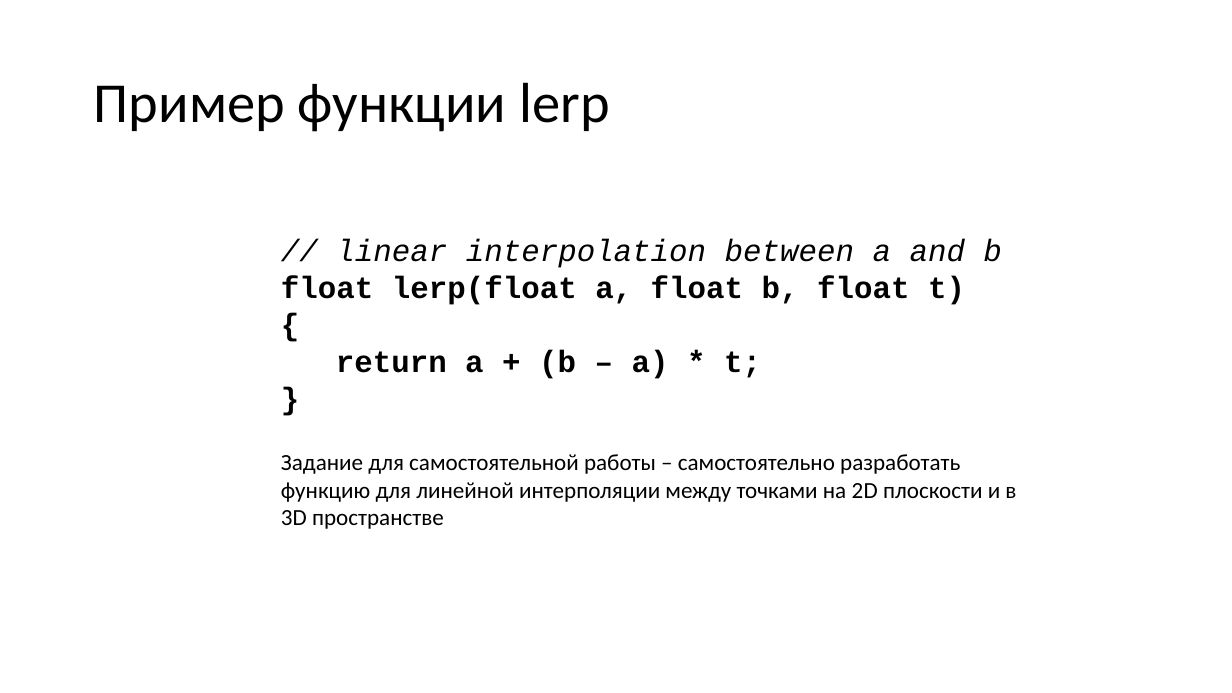
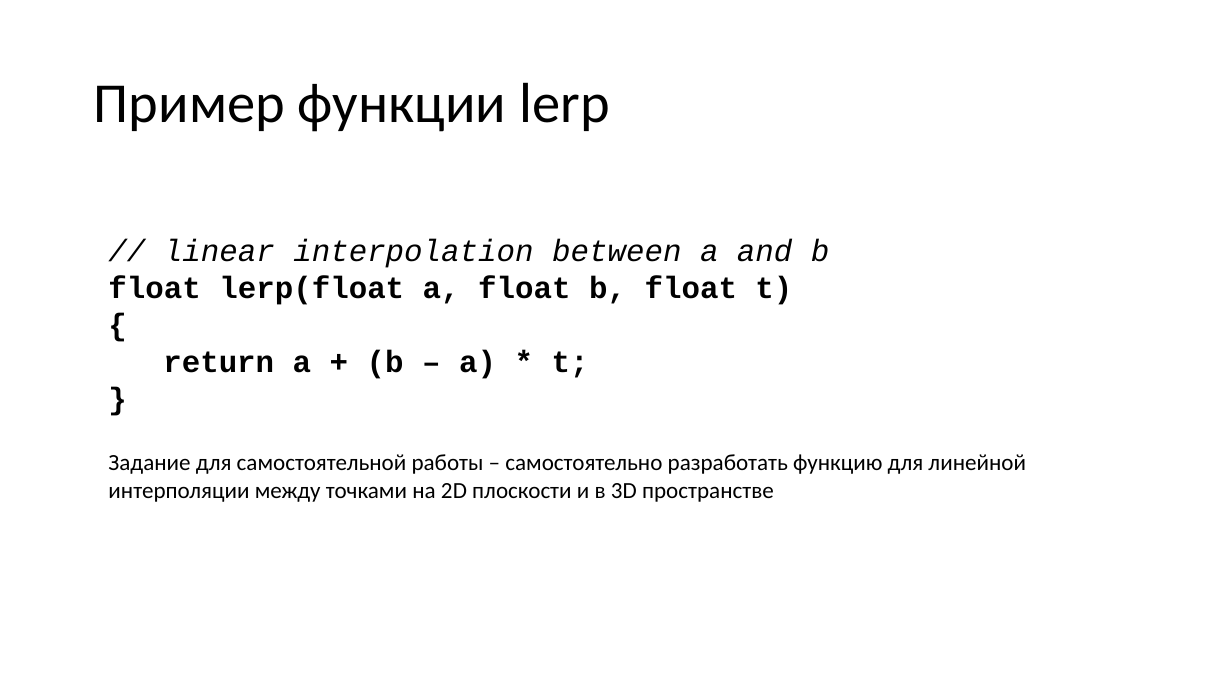
Before and after one commit to alexey-malov/cg-course, a slide deck: slide 64 of lectures/03 - Векторный анализ, трансформации и матрицы.pptx. Drawn at 1232x693 pixels with LibreOffice and Linux fonts; fonts in the diff are those of the drawing. Boxes give left, top, right and bottom in pixels: in the first picture for what was removed or moved away, otherwise in the second. Text is boxed around its words. In the diff, an @@ line names an element or a change of style, - is before the commit and + after.

```diff
--- a/lectures/03 - Векторный анализ, трансформации и матрицы.pptx
+++ b/lectures/03 - Векторный анализ, трансформации и матрицы.pptx
@@ text "// linear interpolation between a ...": place and size @@
-text "// linear interpolation between a ..." at (281,239,1001,379)
+text "// linear interpolation between a ..." at (108,239,829,379)
@@ text "Задание для самостоятельной работы – ..." rewrapped from (281,454,1016,529) to (108,454,1026,502) @@
```
Also in this commit, not shown: 1 other slide changed.
